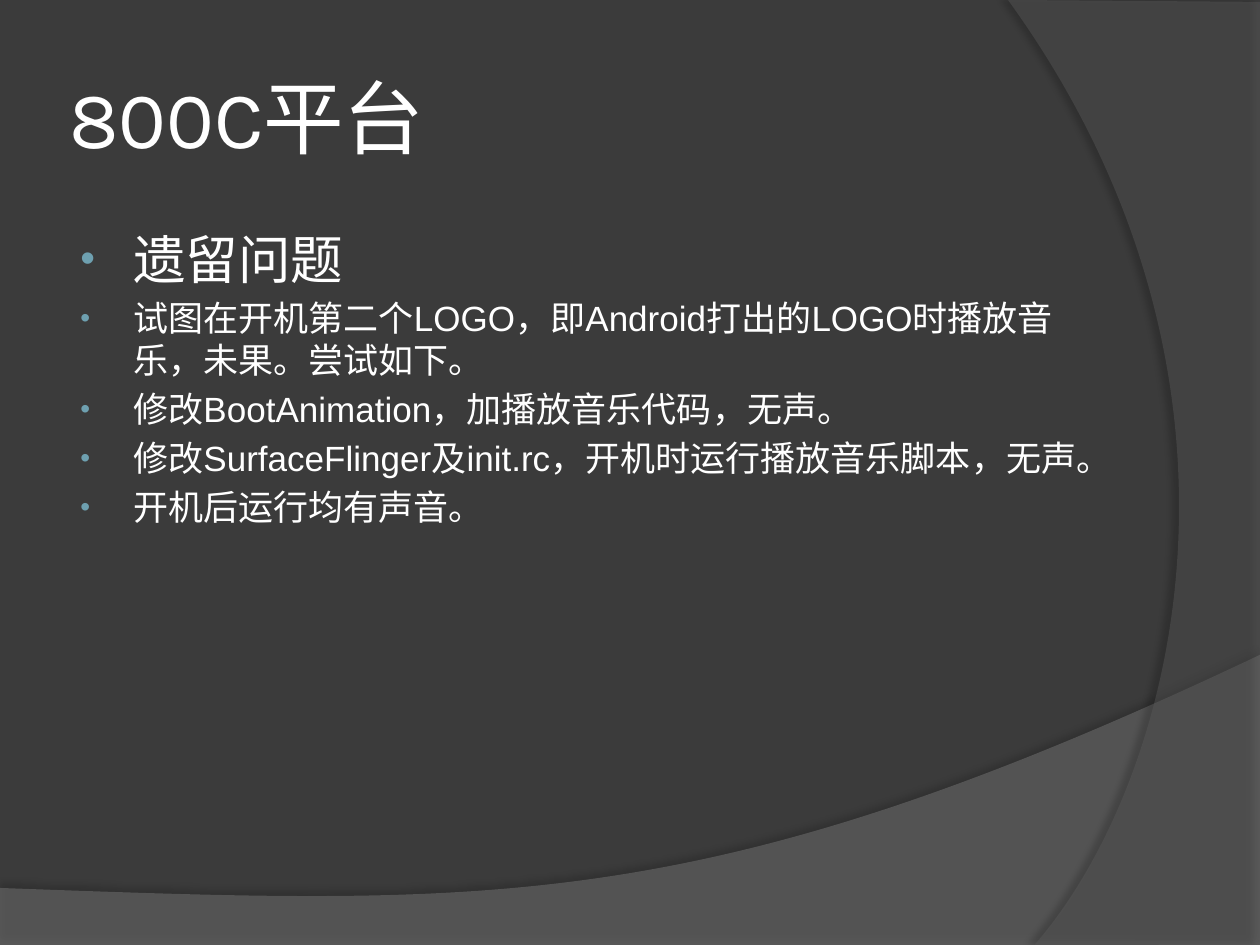
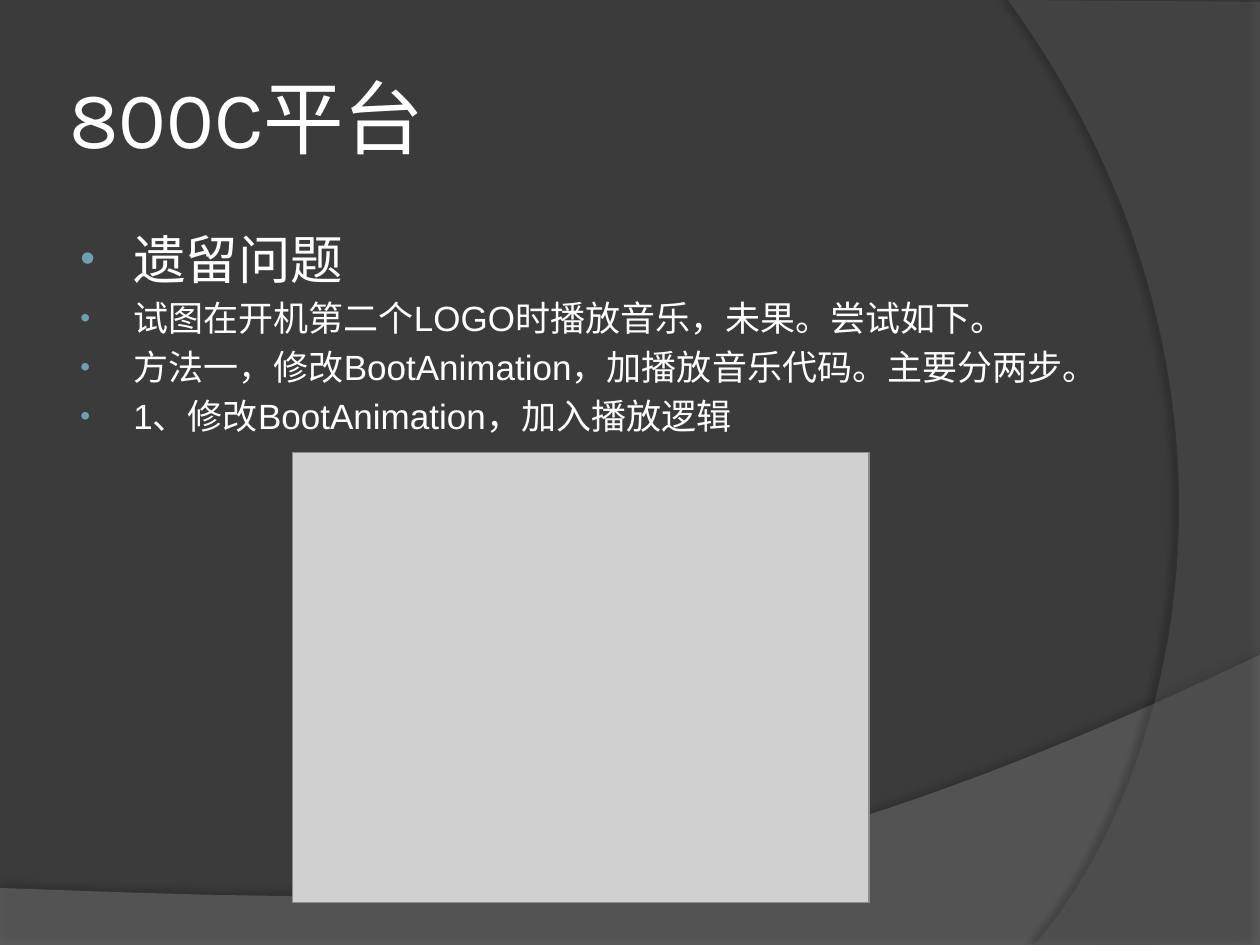
Before and after one commit to zxfrdas/my-workspace-codes, a slide deck: slide 7 of wiki/2012工作总结--赵曈.pptx. Drawn at 1260x945 pixels with LibreOffice and Linux fonts; fonts in the diff are those of the drawing; grey boxes stand for pictures. Boxes give left, top, right and bottom in pixels: in the first picture for what was removed or moved away, otherwise in the second. Text is boxed around its words. In the diff, an @@ line names an element or a change of style, - is before the commit and + after.

```diff
--- a/wiki/2012工作总结--赵曈.pptx
+++ b/wiki/2012工作总结--赵曈.pptx
@@ text at [133,301,1097,433]: text changed @@
-• 试图在开机第二个LOGO，即Android打出的LOGO时播放音乐，未果。尝试如下。
-• 修改BootAnimation，加播放音乐代码，无声。
-• 修改SurfaceFlinger及init.rc，开机时运行播放音乐脚本，无声。
-• 开机后运行均有声音。
+• 试图在开机第二个LOGO时播放音乐，未果。尝试如下。
+• 方法一，修改BootAnimation，加播放音乐代码。主要分两步。
+• 1、修改BootAnimation，加入播放逻辑
@@ picture added at [292,452,869,902] @@
```
Also in this commit, not shown: 1 other slide changed, 3 slides added, 12 other files.
